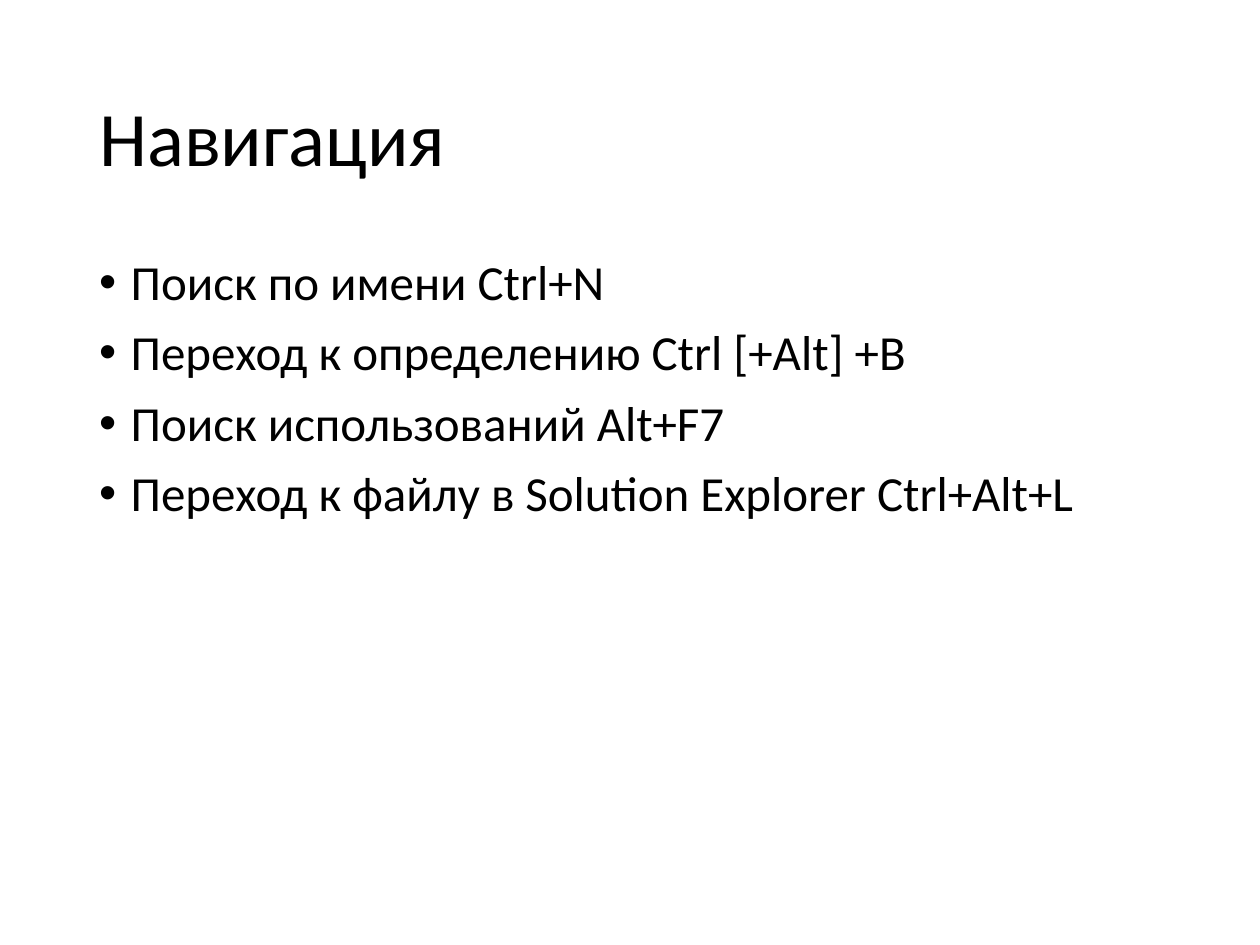
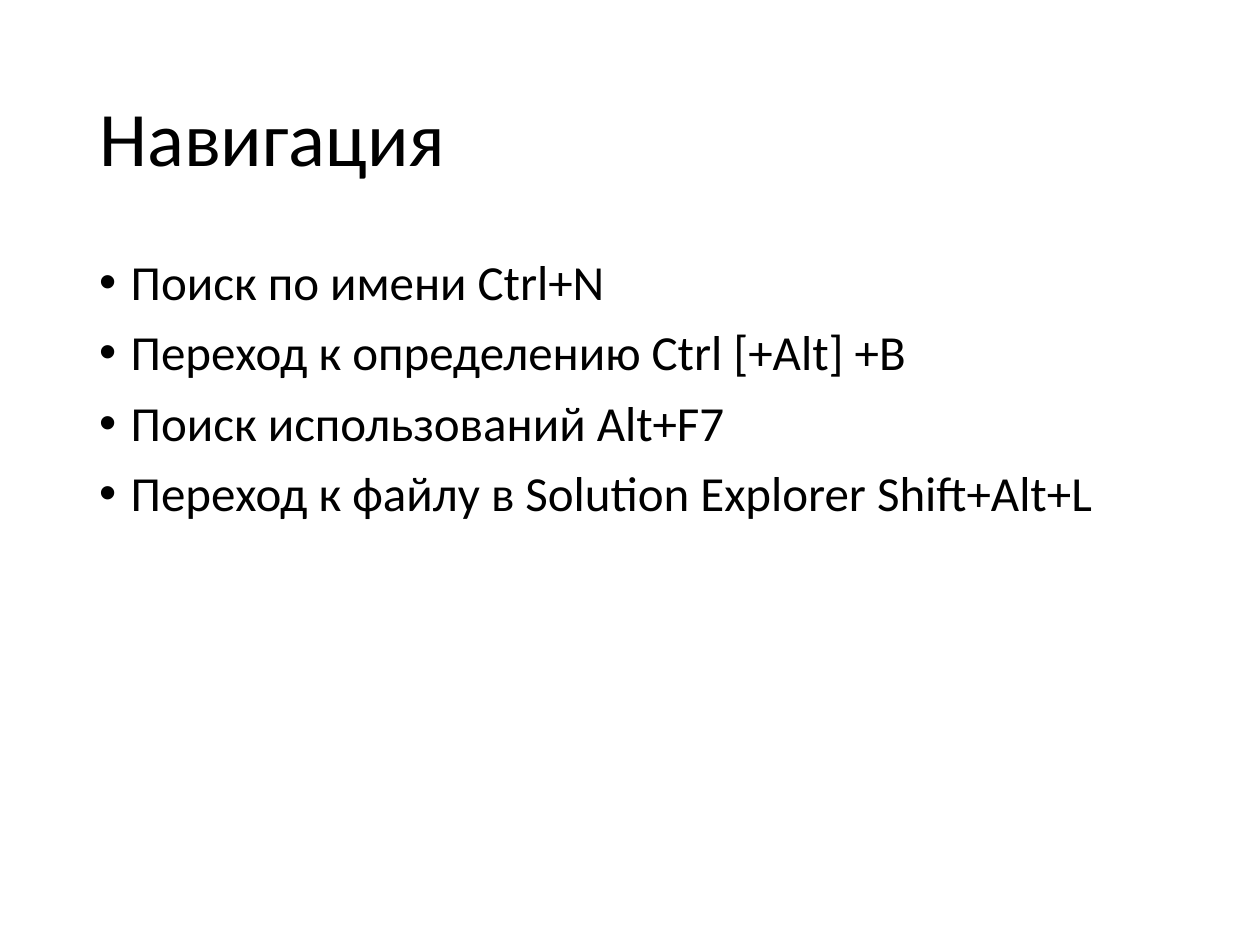
Before and after one commit to chokayes/internship-2015, a slide deck: slide 13 of Tools.pptx. Drawn at 1260x945 pixels with LibreOffice and Linux fonts; fonts in the diff are those of the drawing. Boxes give left, top, right and bottom in pixels: in the first picture for what was removed or moved away, otherwise in the second. Text is boxed around its words. In the diff, an @@ line names an element or a change of style, - is before the commit and + after.

```diff
--- a/Tools.pptx
+++ b/Tools.pptx
@@ text at <box>131,477,1092,519</box>: text changed @@
-• Переход к файлу в Solution Explorer Ctrl+Alt+L
+• Переход к файлу в Solution Explorer Shift+Alt+L
```
Also in this commit, not shown: 8 slides added.
